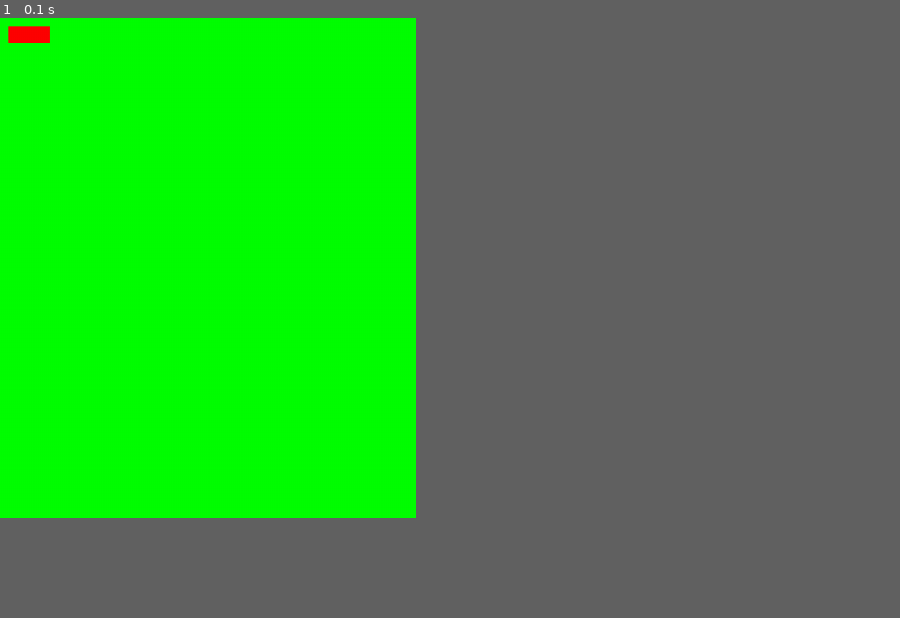
Above: before the commit, frame 1.
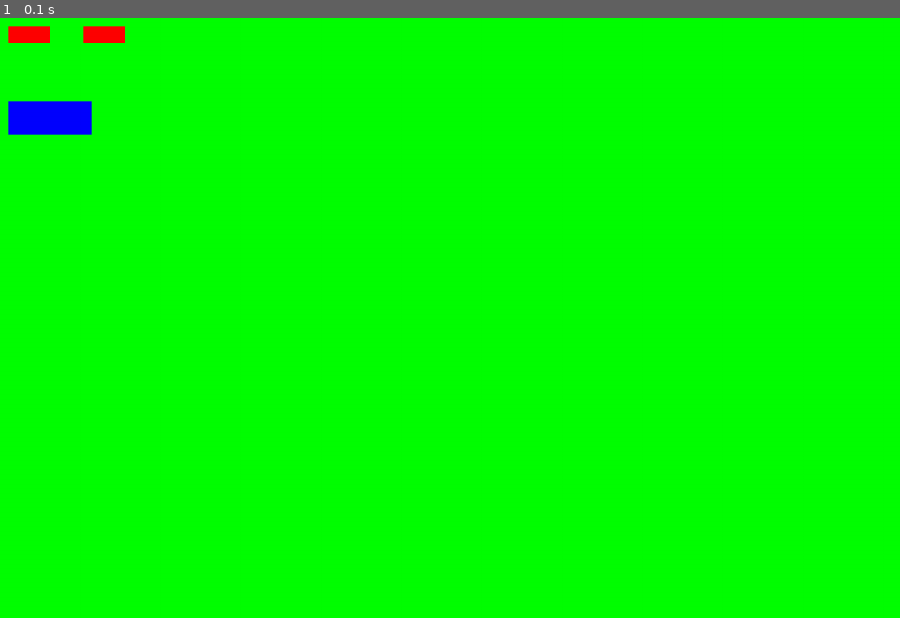
Above: after the commit, the same moment.

Repository: AkkiSeven/pyws
Game: pygame game, started from game.py
Two runs of this game, one before a commit and one after it. Both use one fixed random seed, a clock stepped at 60 frames per second and the inputs below.
Inputs:
- Up to frame 1 (0.1 s): no input
In our replay, the window is 416x500 before the commit and 900x600 after it. These sizes can differ from the game's own. Grey fills any space a smaller window leaves; there, only what the larger window draws over its background counts as a difference.

The runs differ from the first frame. In frame 1, 0.7% of the frame differs, in the area x 0-14%, y 1-20%.

Commit message:
adding new pygame files

Diff:
--- a/game.py
+++ b/game.py
@@ -17,7 +17,7 @@
 GREEN = (0, 255, 0)
 BLUE = (0, 0, 255)
 
-canvas = pygame.display.set_mode([500,600])
+canvas = pygame.display.set_mode([1080,720])
 canvas.fill(GREEN)
 pygame.display.flip()
 
@@ -27,6 +27,21 @@
 red_block.fill(RED)
 
 canvas.blit(red_block, [10,10])
+
+pygame.display.flip()
+
+
+canvas.blit(red_block, [100,10])
+
+pygame.display.flip()
+blue_block = pygame.Surface([100, 40])
+
+blue_block.fill(BLUE)
+
+pygame.display.flip()
+
+
+canvas.blit(blue_block, [10,100])
 
 pygame.display.flip()
 
@@ -42,4 +57,5 @@
 
 
 
+
 __main__()
--- /dev/null
+++ b/gameloop.py
@@ -0,0 +1,61 @@
+import pygame
+import sys
+
+RED = 255,0,0
+GREEN = 0,255,0
+BLUE = 0,0,255
+WHITE = 255,255,255
+BLACK = 0,0,0
+PURPLE = 128,0,128
+GOLD	=	(255,215,0)
+KHAKI	=	(240,230,140)
+OLIVE	=	(128,128,0)
+YELLOW	=	(255,255,0)
+SILVER	=	(192,192,192)
+
+canvas = pygame.display.set_mode([1080,720])
+
+
+
+done = False
+
+while not done:
+
+    for event in pygame.event.get():
+
+        if event.type == pygame.QUIT:
+            done = True
+
+        if event.type is not pygame.KEYDOWN:
+            continue
+
+        if event.key == pygame.K_r:
+            canvas.fill(RED)
+
+        if event.key == pygame.K_g:
+            canvas.fill(GREEN)
+
+        if event.key == pygame.K_b:
+            canvas.fill(BLUE)
+
+        if event.key == pygame.K_w:
+            canvas.fill(WHITE)
+
+        if event.key == pygame.K_p:
+            canvas.fill(PURPLE)
+
+        if event.key == pygame.K_g:
+            canvas.fill(GOLD)
+
+        if event.key == pygame.K_k:
+            canvas.fill(KHAKI)
+
+        if event.key == pygame.K_s:
+            canvas.fill(SILVER)
+
+        if event.key == pygame.K_y:
+            canvas.fill(YELLOW)
+
+
+
+    pygame.display.flip()
--- /dev/null
+++ b/move_block.py
@@ -0,0 +1,44 @@
+import pygame
+import sys
+
+GREEN = 0,255,0
+BLACK = 0,0,0
+
+def flip() :
+    pygame.display.flip()
+
+canvas = pygame.display.set_mode((1080, 720))
+
+
+x = 160
+y = 120
+block = pygame.Surface((20, 20))
+block.fill(GREEN)
+
+
+
+
+done = False
+
+while not done:
+
+    for event in pygame.event.get():
+
+        if event.type == pygame.QUIT:
+            done = True
+
+        if event.type is not pygame.KEYDOWN:
+            continue
+
+        if event.key == pygame.K_LEFT:
+            x  -= 10
+        elif event.key ==  pygame.K_RIGHT:
+            x  += 10
+        elif event.key ==  pygame.K_UP:
+            y  -= 10
+        elif event.key ==  pygame.K_DOWN:
+            y  += 10
+
+    canvas.fill(BLACK)
+    canvas.blit(block, [x,y])
+    flip()
